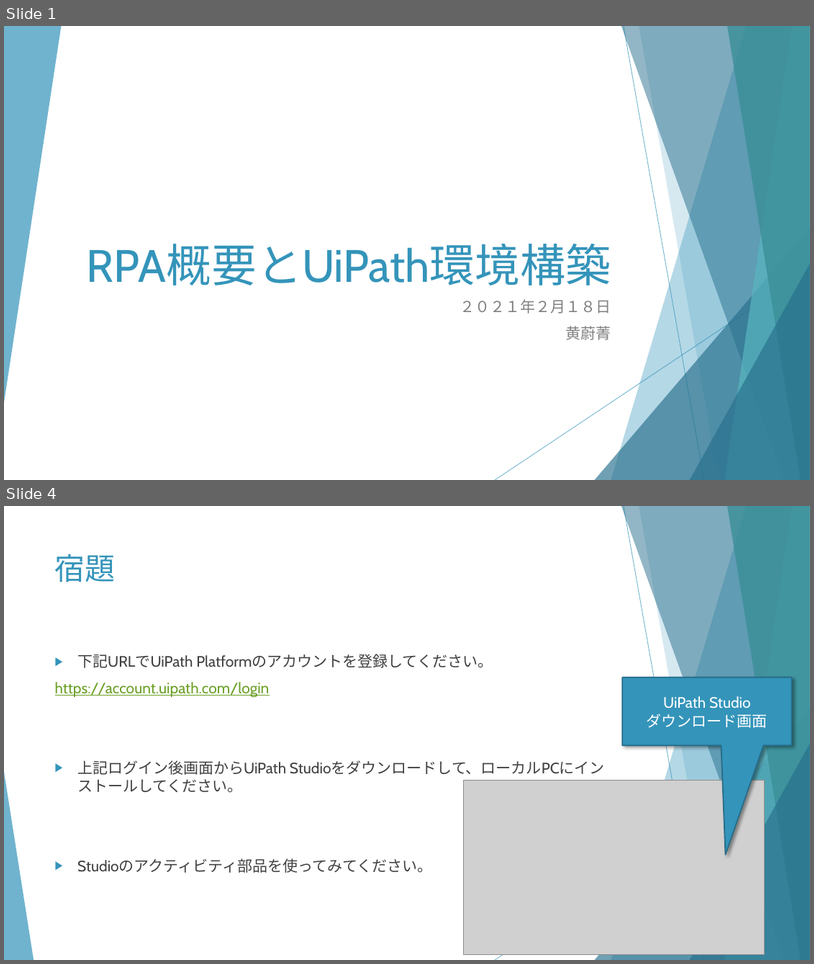
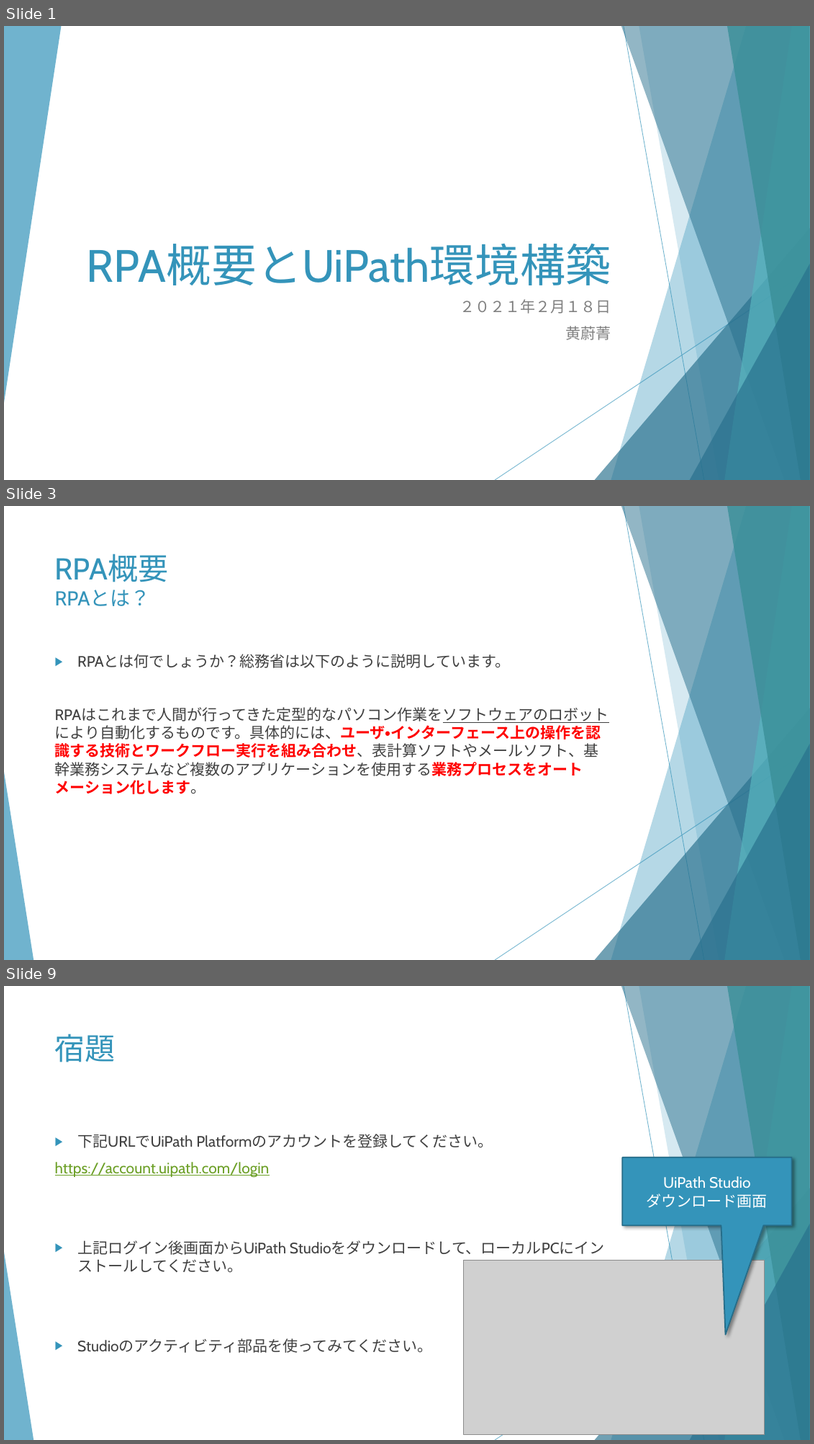
Before and after one commit to huangweijing/rpastudy, a slide deck: 020_RPA技術実施/20210218_RPA概要とUiPath環境構築/20210218_RPA概要とUiPath環境構築.pptx. Shown one above the other, each under a label of ours: slides 1 and 4 before the commit, slides 1, 3 and 9 after it; the slides between them are not shown. The pictures are 814x964 and 814x1444 pixels, drawn with LibreOffice and Linux fonts; fonts in the diff are those of the drawing; grey boxes stand for pictures. Boxes give left, top, right and bottom in pixels: in the first picture for what was removed or moved away, otherwise in the second. Text is boxed around its words. In the diff, an @@ line names an element or a change of style, - is before the commit and + after.

```diff
--- a/020_RPA技術実施/20210218_RPA概要とUiPath環境構築/20210218_RPA概要とUiPath環境構築.pptx
+++ b/020_RPA技術実施/20210218_RPA概要とUiPath環境構築/20210218_RPA概要とUiPath環境構築.pptx
@@ slide 3 added at (x1=4, y1=506, x2=810, y2=960), background #FFFFFF; not listed: 10 template elements that a slide beside it also shows @@
@@ title added at (x1=55, y1=554, x2=169, y2=606), 24 pt, text #3494BA @@
+RPA概要
+RPAとは？
@@ text added at (x1=55, y1=654, x2=602, y2=794), 18 pt, text #404040 @@
+▶ RPAとは何でしょうか？総務省は以下のように説明しています。
+RPAはこれまで人間が行ってきた定型的なパソコン作業をソフトウェアのロボットにより自動化するものです。具体的には、ユーザ・インターフェース上の操作を認識する技術とワークフロー実行を組み合わせ、表計算ソフトやメールソフト、基幹業務システムなど複数のアプリケーションを使用する業務プロセスをオートメーション化します。
@@ what was slide 4 is now slide 9 @@
```
Also in this commit, not shown: 1 slide changed, 5 other slides added, 1 slide removed, 2 other files.
